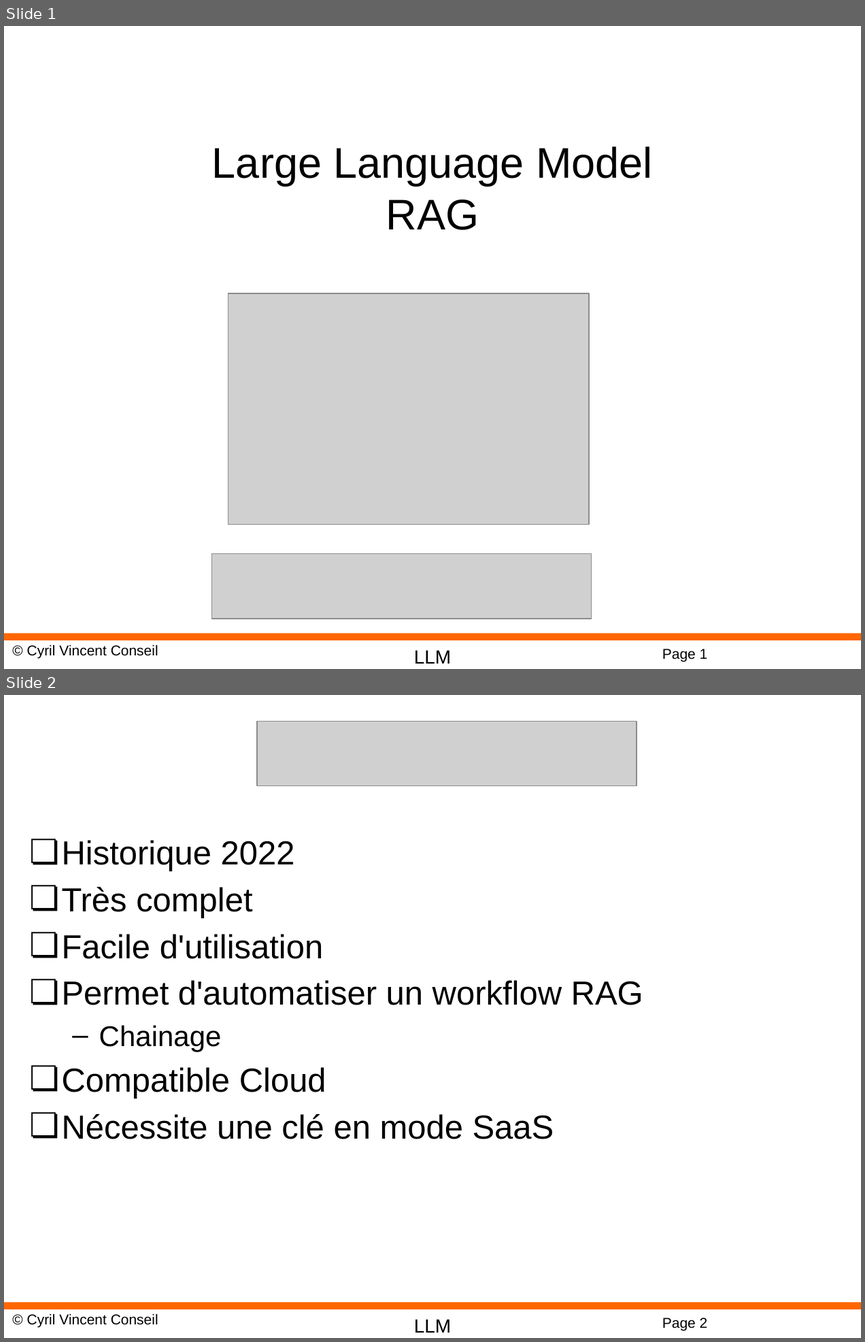
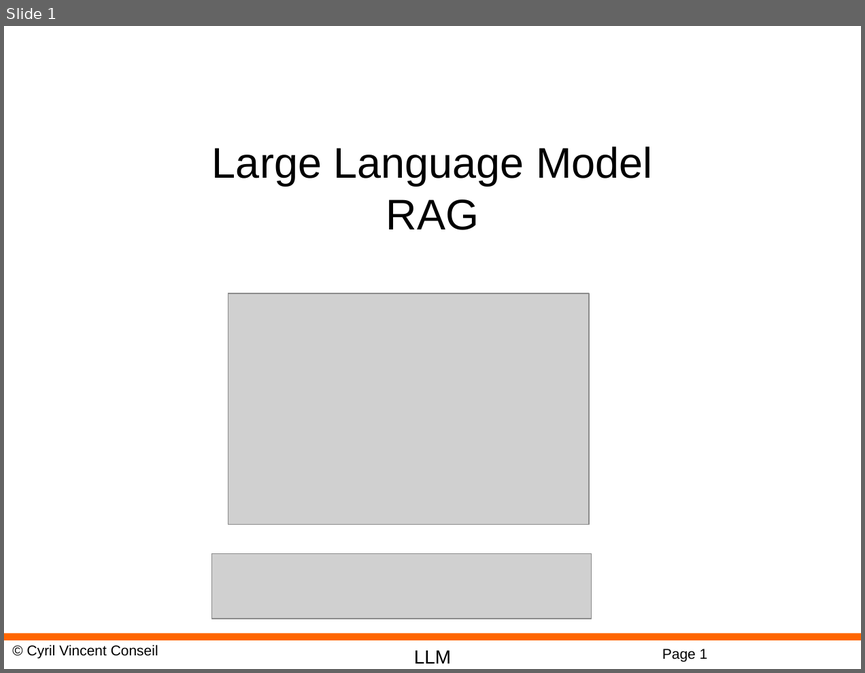
Before and after one commit to cyrilvincent/rag, a slide deck: ppt/RAG08-LangChain-Embedding-TODO.pptx. Shown one above the other, each under a label of ours: slides 1 and 2 before the commit, slide 1 after it. The pictures are 865x1342 and 865x673 pixels, drawn with LibreOffice and Linux fonts; fonts in the diff are those of the drawing; grey boxes stand for pictures; background and template pictures are left out. Boxes give left, top, right and bottom in pixels: in the first picture for what was removed or moved away, otherwise in the second. Text is boxed around its words. In the diff, an @@ line names an element or a change of style, - is before the commit and + after.

```diff
--- a/ppt/RAG08-LangChain-Embedding-TODO.pptx
+++ b/ppt/RAG08-LangChain-Embedding-TODO.pptx
@@ slide 2 removed at bbox=[4, 695, 861, 1338], background #FFFFFF; not listed: 4 template elements that a slide beside it also shows @@
@@ picture removed at bbox=[257, 721, 636, 786] @@
@@ text removed at bbox=[62, 840, 643, 1139] @@
-❏ Historique 2022
-❏ Très complet
-❏ Facile d'utilisation
-❏ Permet d'automatiser un workflow RAG
-  – Chainage
-❏ Compatible Cloud
-❏ Nécessite une clé en mode SaaS
```
Also in this commit, not shown: 1 slide changed, 2 slides added, 41 other files.
